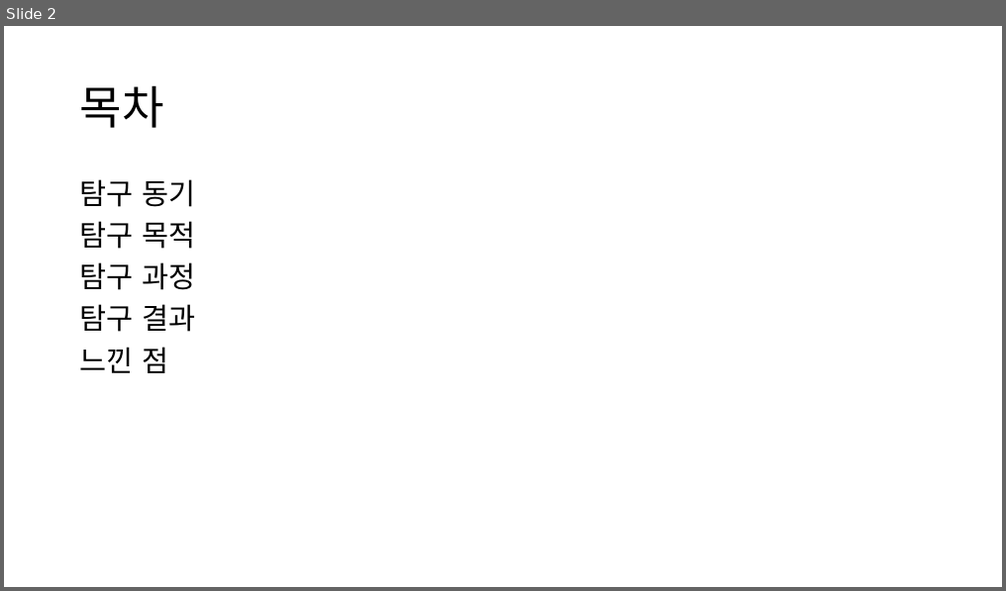
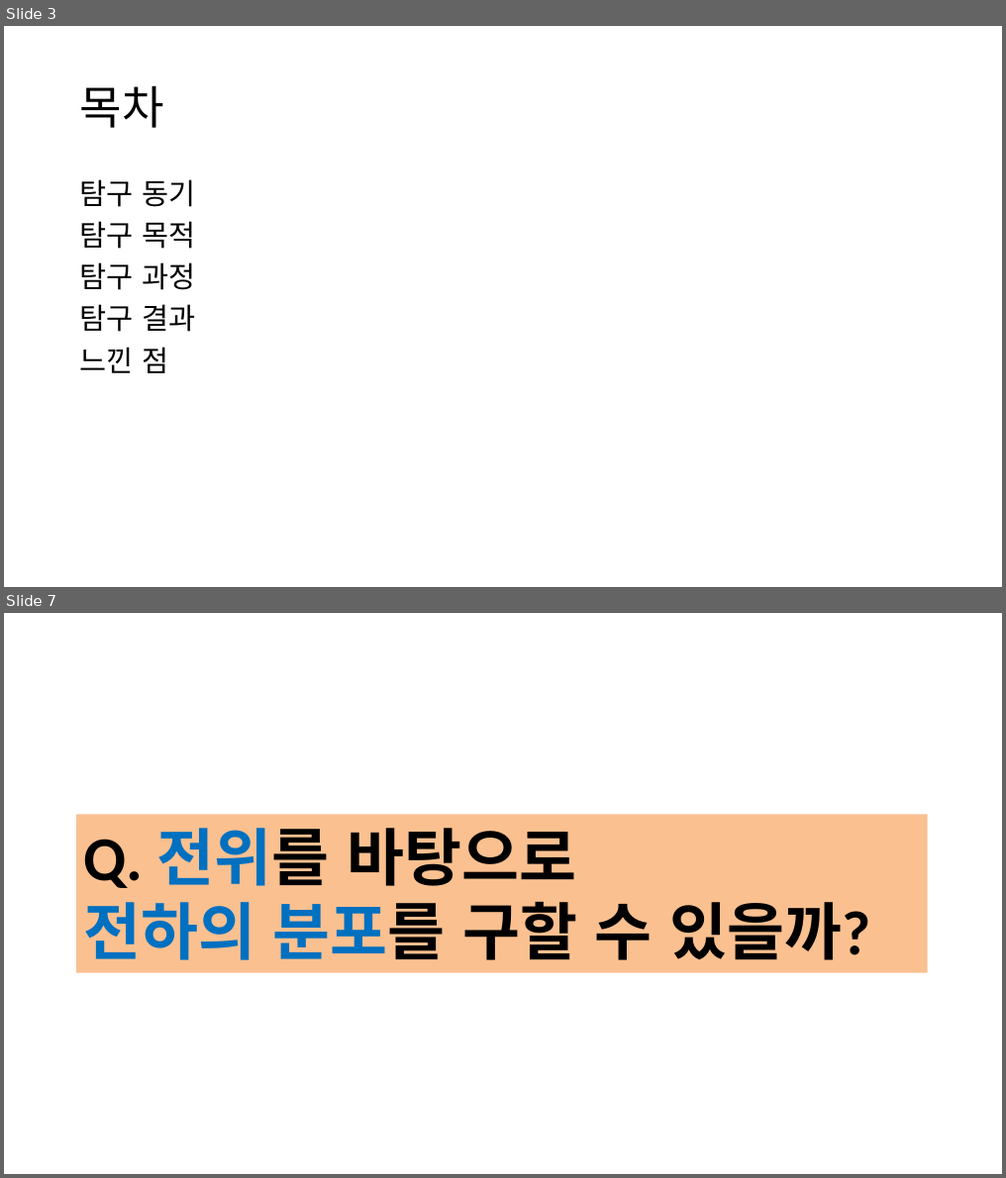
Before and after one commit to ohyunu525/KK-AI, a slide deck: Documents/보고서 파일.pptx. Shown one above the other, each under a label of ours: slide 2 before the commit, slides 3 and 7 after it; the slides between them are not shown. The pictures are 1006x591 and 1006x1178 pixels, drawn with LibreOffice and Linux fonts; fonts in the diff are those of the drawing; background and template pictures are left out. Boxes give left, top, right and bottom in pixels: in the first picture for what was removed or moved away, otherwise in the second. Text is boxed around its words. In the diff, an @@ line names an element or a change of style, - is before the commit and + after.

```diff
--- a/Documents/보고서 파일.pptx
+++ b/Documents/보고서 파일.pptx
@@ slide 7 added at [4, 613, 1002, 1174], background picture (left out) @@
@@ rectangle added at [76, 814, 927, 973], fill #FAC090, 60 pt, text #000000, bold @@
+Q. 전위를 바탕으로
+전하의 분포를 구할 수 있을까?
@@ what was slide 2 is now slide 3 @@
```
Also in this commit, not shown: 4 slides changed, 11 other slides added, 1 slide removed, 2 other files.
